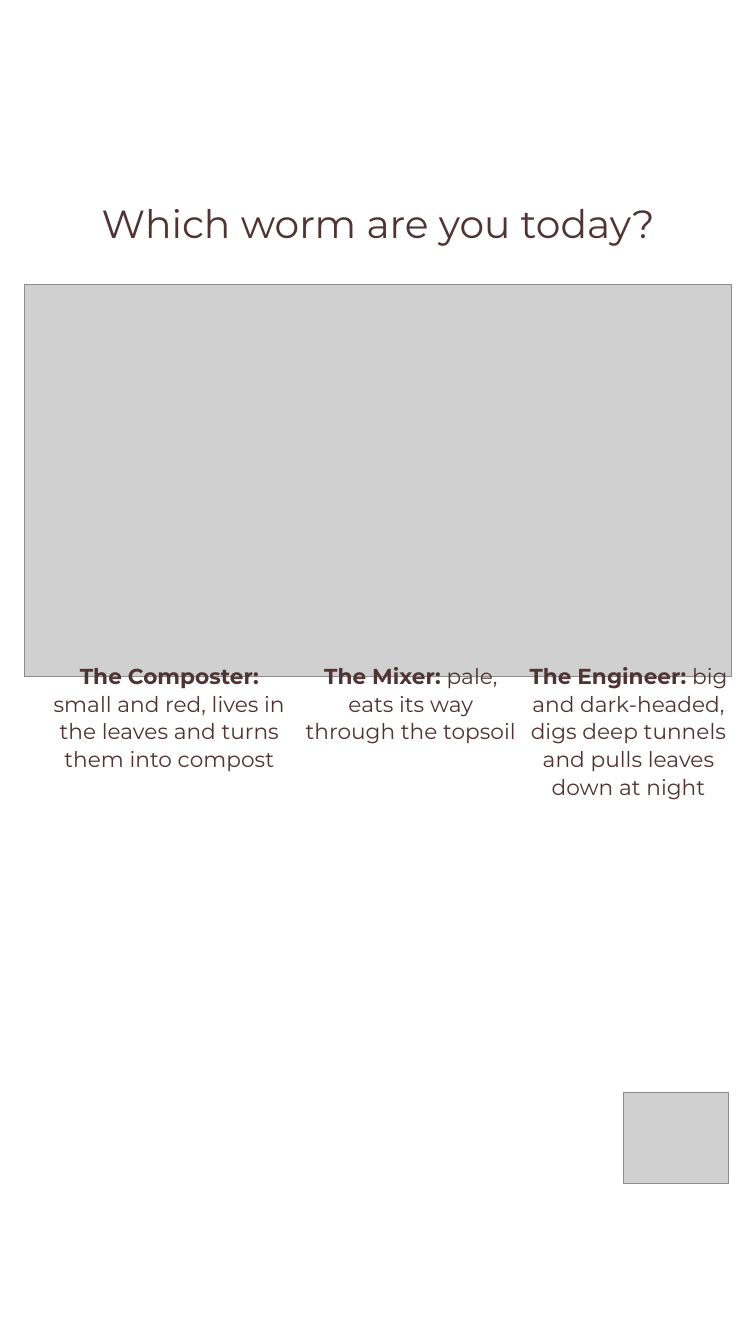
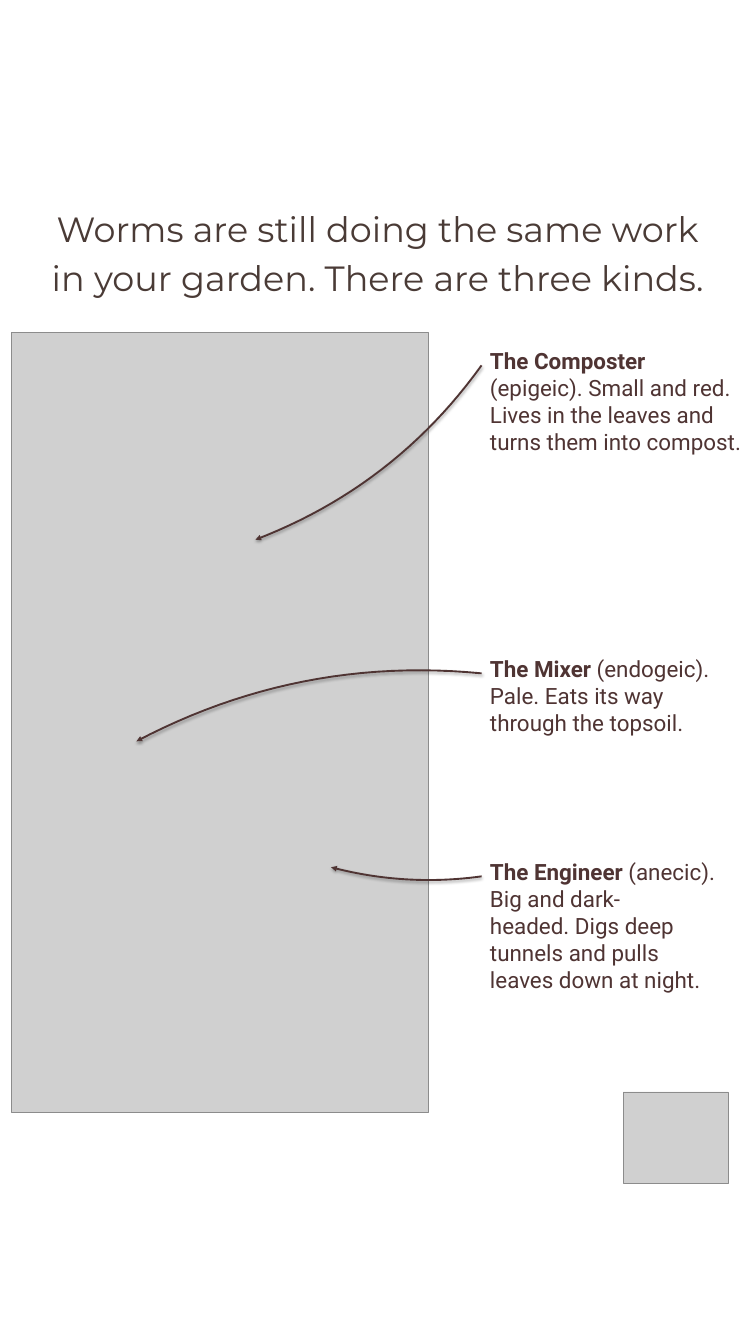
Before and after one commit to linneamoritznyc/final-SFWsite-Linnea, a slide deck: slide 5 of social/earthworm-day-2026-10-21/21-10-2026-wed-ig-story-earthworm.pptx (slide 4 before the commit). Drawn at 756x1344 pixels with LibreOffice and Linux fonts; fonts in the diff are those of the drawing; grey boxes stand for pictures. Boxes give left, top, right and bottom in pixels: in the first picture for what was removed or moved away, otherwise in the second. Text is boxed around its words. In the diff, an @@ line names an element or a change of style, - is before the commit and + after.

```diff
--- a/social/earthworm-day-2026-10-21/21-10-2026-wed-ig-story-earthworm.pptx
+++ b/social/earthworm-day-2026-10-21/21-10-2026-wed-ig-story-earthworm.pptx
@@ text removed at box(102, 209, 655, 246) @@
-Which worm are you today?
@@ text added at box(52, 216, 703, 298), 37.5 pt, text #4A3B36 @@
+Worms are still doing the same work
+in your garden. There are three kinds.
@@ picture removed at box(24, 284, 732, 676) @@
@@ picture added at box(11, 333, 428, 1112) @@
@@ text at box(490, 352, 741, 455): text changed; size 23.2 to 24 pt; font Montserrat to Roboto @@
-The Composter:
-small and red, lives in
-the leaves and turns
-them into compost
+The Composter
+(epigeic). Small and red.
+Lives in the leaves and
+turns them into compost.
@@ freeform shape added at box(255, 366, 481, 540), outline #4F3433 2 pt @@
@@ text at box(490, 659, 710, 736): text changed; size 23.2 to 24 pt; font Montserrat to Roboto @@
-The Mixer: pale,
-eats its way
-through the topsoil
+The Mixer (endogeic).
+Pale. Eats its way
+through the topsoil.
@@ freeform shape added at box(136, 671, 482, 742), outline #4F3433 2 pt @@
@@ freeform shape added at box(331, 868, 482, 880), outline #4F3433 2 pt @@
@@ text at box(490, 862, 715, 993): text changed; size 23.2 to 24 pt; font Montserrat to Roboto @@
-The Engineer: big
-and dark-headed,
-digs deep tunnels
-and pulls leaves
-down at night
+The Engineer (anecic).
+Big and dark-
+headed. Digs deep
+tunnels and pulls
+leaves down at night.
```
Also in this commit, not shown: 2 other slides changed, 2 slides added, 8 other files.
